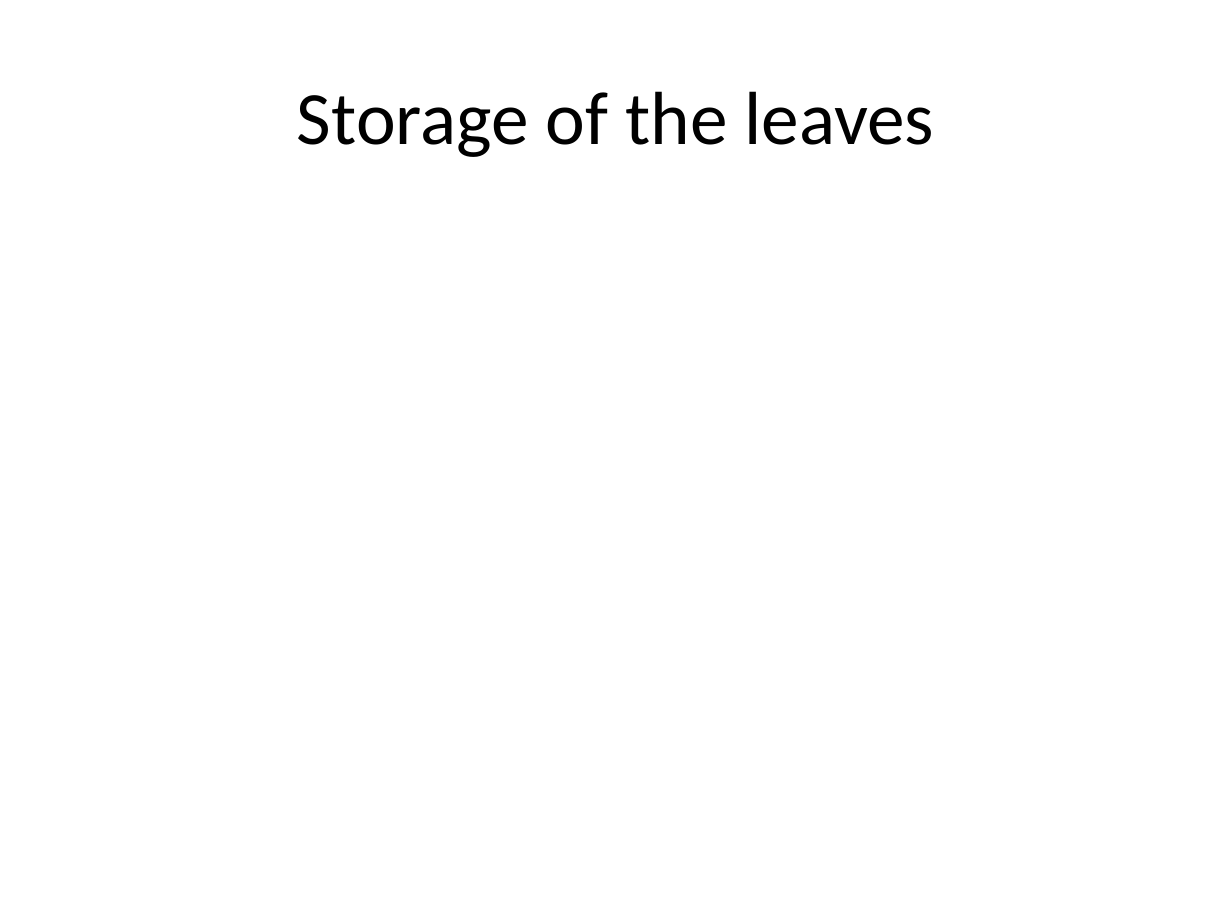
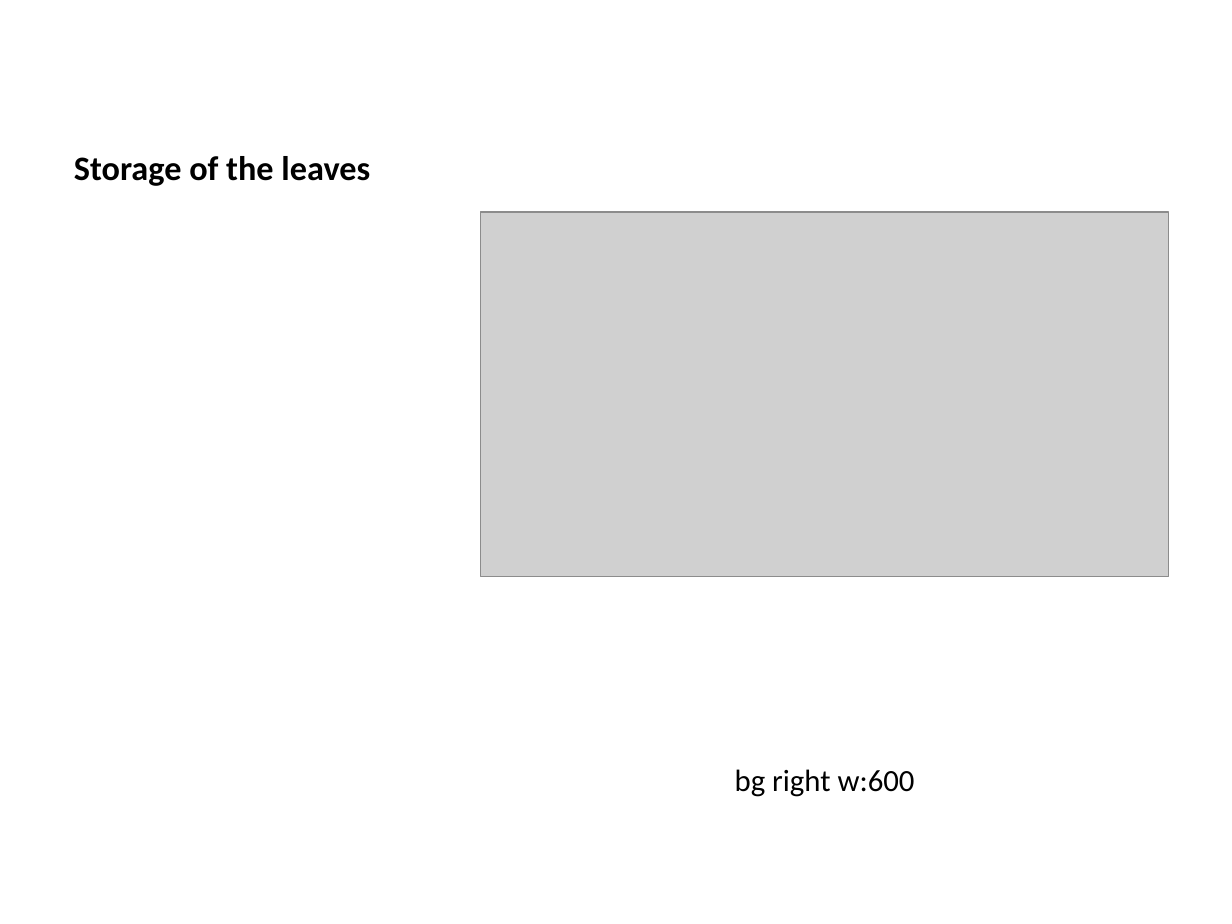
Before and after one commit to ucoruh/ce100-algorithms-and-programming-II, a slide deck: slide 38 of docs/week-4/ce100-week-4-heap.md_word.pptx. Drawn at 1232x924 pixels with LibreOffice and Linux fonts; fonts in the diff are those of the drawing; grey boxes stand for pictures. Boxes give left, top, right and bottom in pixels: in the first picture for what was removed or moved away, otherwise in the second. Text is boxed around its words. In the diff, an @@ line names an element or a change of style, - is before the commit and + after.

```diff
--- a/docs/week-4/ce100-week-4-heap.md_word.pptx
+++ b/docs/week-4/ce100-week-4-heap.md_word.pptx
@@ title "Storage of the leaves" at bbox=[74, 156, 370, 186]: size 44 to 20 pt, bold on; alignment centre to left; vertical alignment middle to bottom @@
@@ picture added at bbox=[480, 212, 1168, 577] @@
@@ text added at bbox=[735, 769, 915, 797], 18 pt, text #000000 @@
+bg right w:600
```
Also in this commit, not shown: 2 slides added, 17 other files.
